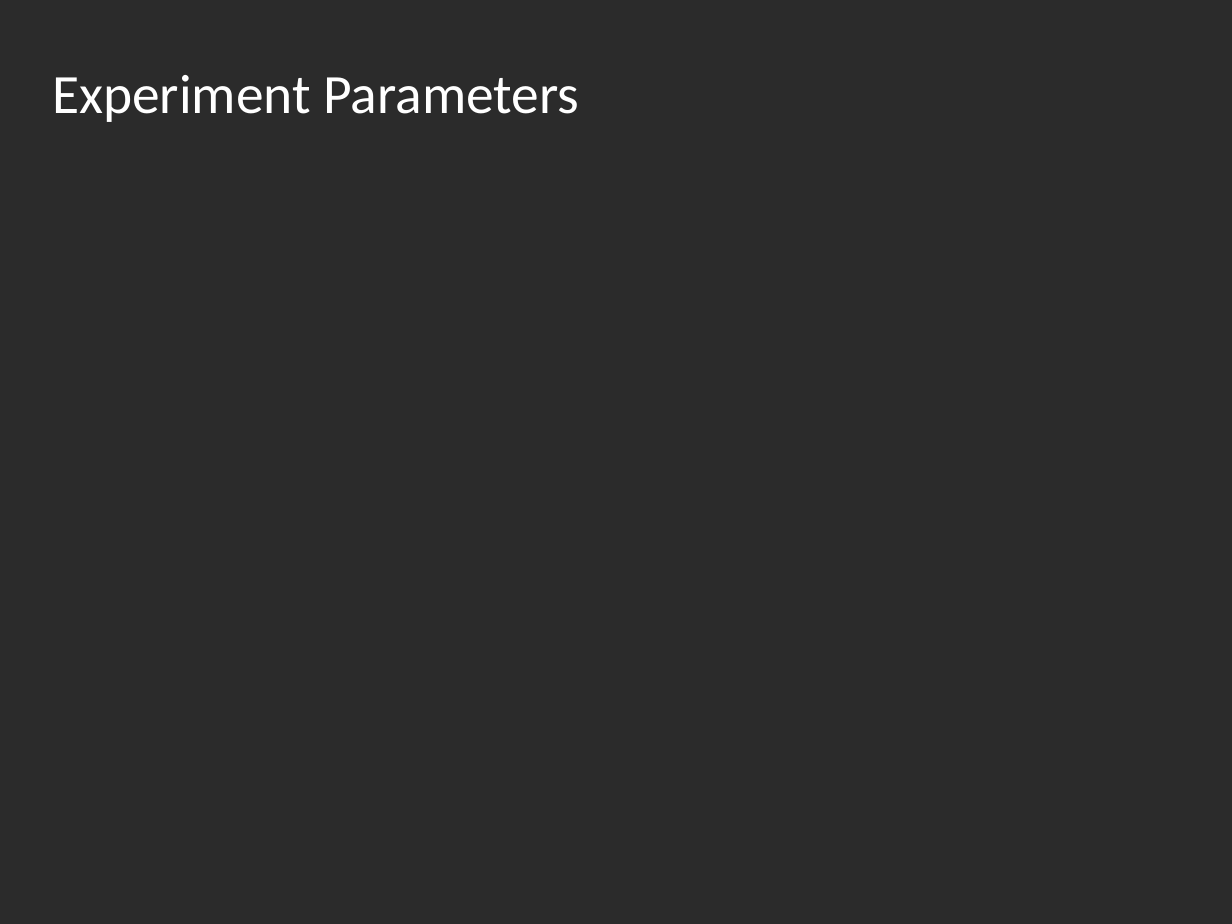
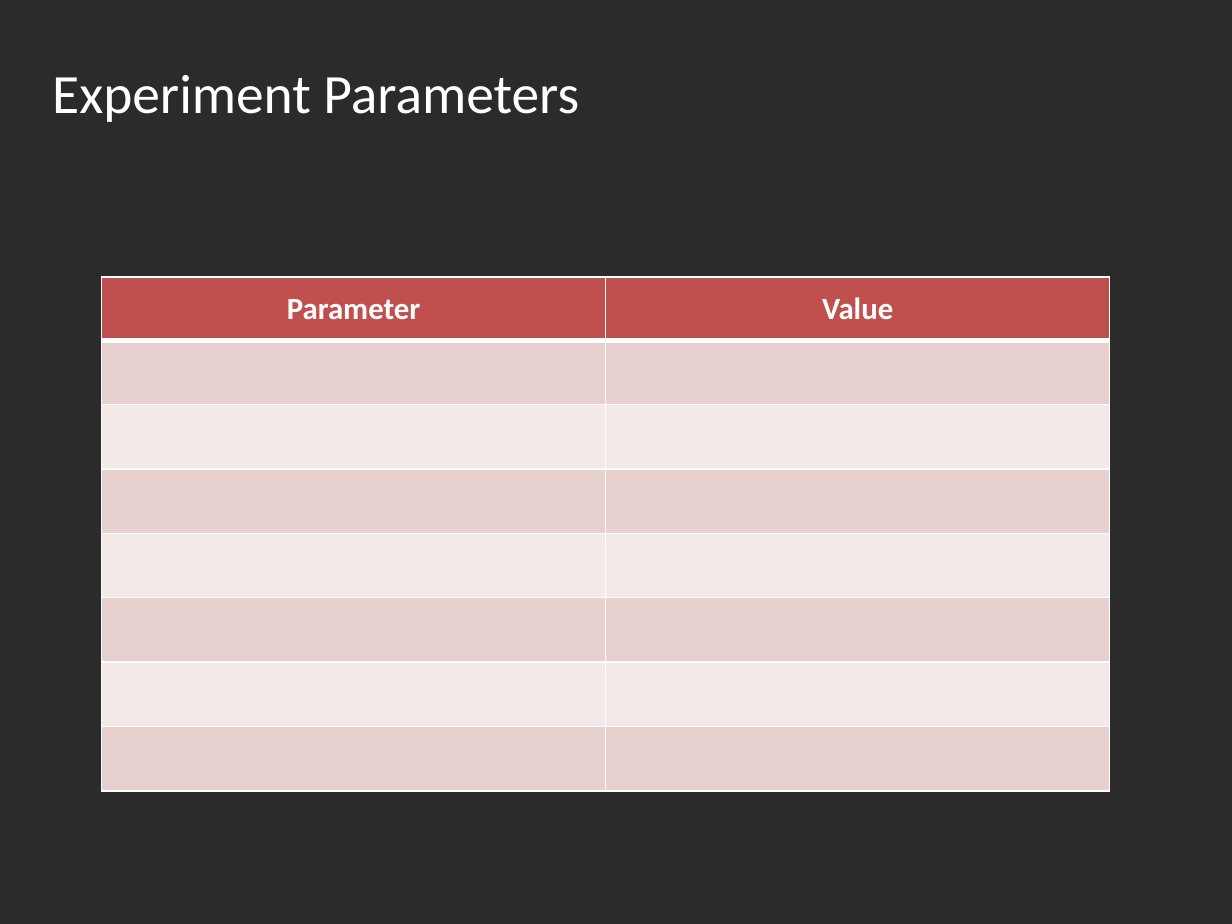
Before and after one commit to LironAvr/EvolutionaryLightsUp, a slide deck: slide 15 of presentation.pptx. Drawn at 1232x924 pixels with LibreOffice and Linux fonts; fonts in the diff are those of the drawing; background and template pictures are left out; a plain dark background stands for a picture behind light text. Boxes give left, top, right and bottom in pixels: in the first picture for what was removed or moved away, otherwise in the second. Text is boxed around its words. In the diff, an @@ line names an element or a change of style, - is before the commit and + after.

```diff
--- a/presentation.pptx
+++ b/presentation.pptx
@@ table added at (101,277,1109,792), 8 rows, 2 columns @@
+Parameter | Value
+ | 
+ | 
+ | 
+ | 
+ | 
+ | 
+ | 
```
Also in this commit, not shown: 1 other file.
